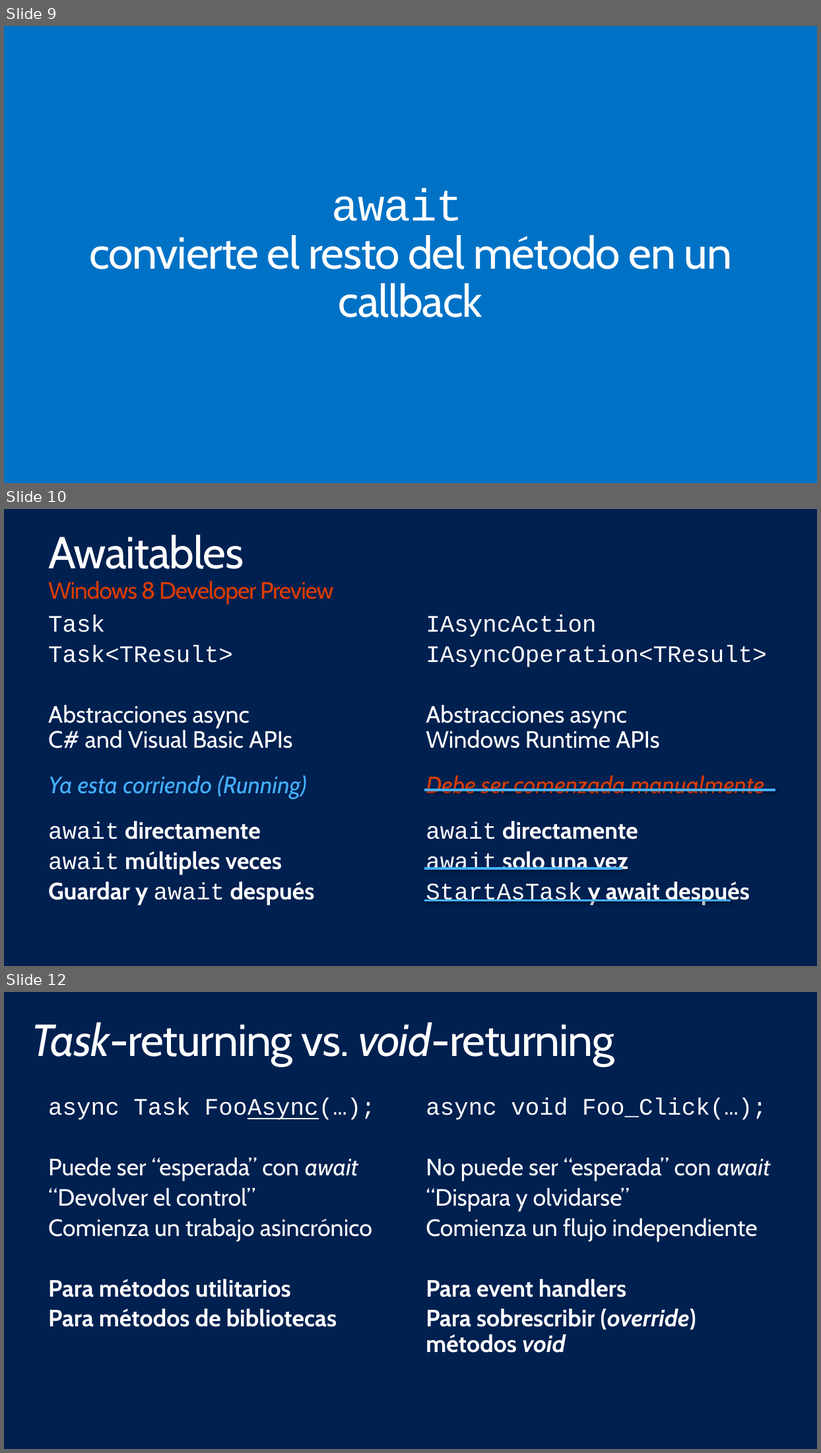
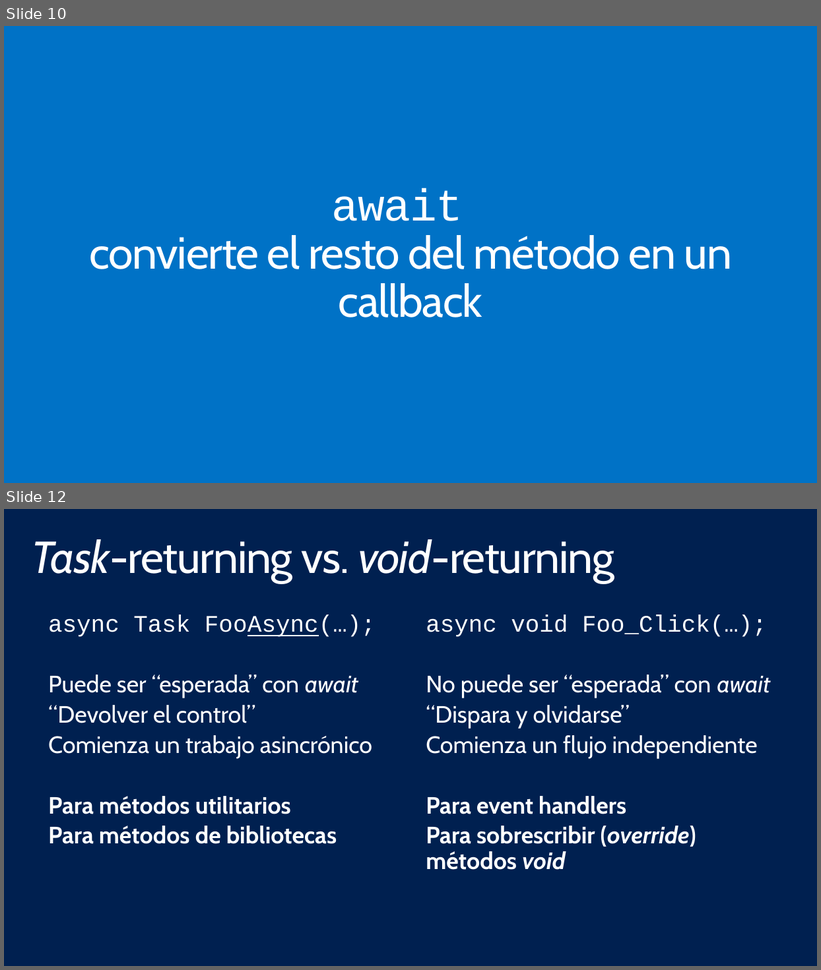
Before and after one commit to mconverti/Webcast-Facil-Async-para-Windows-Apps-Store-en-CSharp-y-VB, a slide deck: FacilAsyncWindowsAppsStoreCSharpVisualBasic.pptx. Shown one above the other, each under a label of ours: slides 9, 10 and 12 before the commit, slides 10 and 12 after it; the slides between them are not shown. The pictures are 821x1453 and 821x970 pixels, drawn with LibreOffice and Linux fonts; fonts in the diff are those of the drawing. Boxes give left, top, right and bottom in pixels: in the first picture for what was removed or moved away, otherwise in the second. Text is boxed around its words. In the diff, an @@ line names an element or a change of style, - is before the commit and + after.

```diff
--- a/FacilAsyncWindowsAppsStoreCSharpVisualBasic.pptx
+++ b/FacilAsyncWindowsAppsStoreCSharpVisualBasic.pptx
@@ slide 10 removed at (4,509,817,966), background #002050 @@
@@ title removed at (48,535,334,605) @@
-Awaitables
-Windows 8 Developer Preview
@@ text removed at (48,615,315,906) @@
-Task
-Task<TResult>
-Abstracciones async
-C# and Visual Basic APIs
-Ya esta corriendo (Running)
-await directamente
-await múltiples veces
-Guardar y await después
@@ text removed at (426,615,767,906) @@
-IAsyncAction
-IAsyncOperation<TResult>
-Abstracciones async
-Windows Runtime APIs
-Debe ser comenzada manualmente
-await directamente
-await solo una vez
-StartAsTask y await después
@@ line removed from (424, 791) to (776, 791) @@
@@ line removed from (424, 869) to (622, 869) @@
@@ line removed from (424, 900) to (731, 900) @@
@@ what was slide 9 is now slide 10 @@
```
Also in this commit, not shown: 4 slides changed, 1 slide added.
